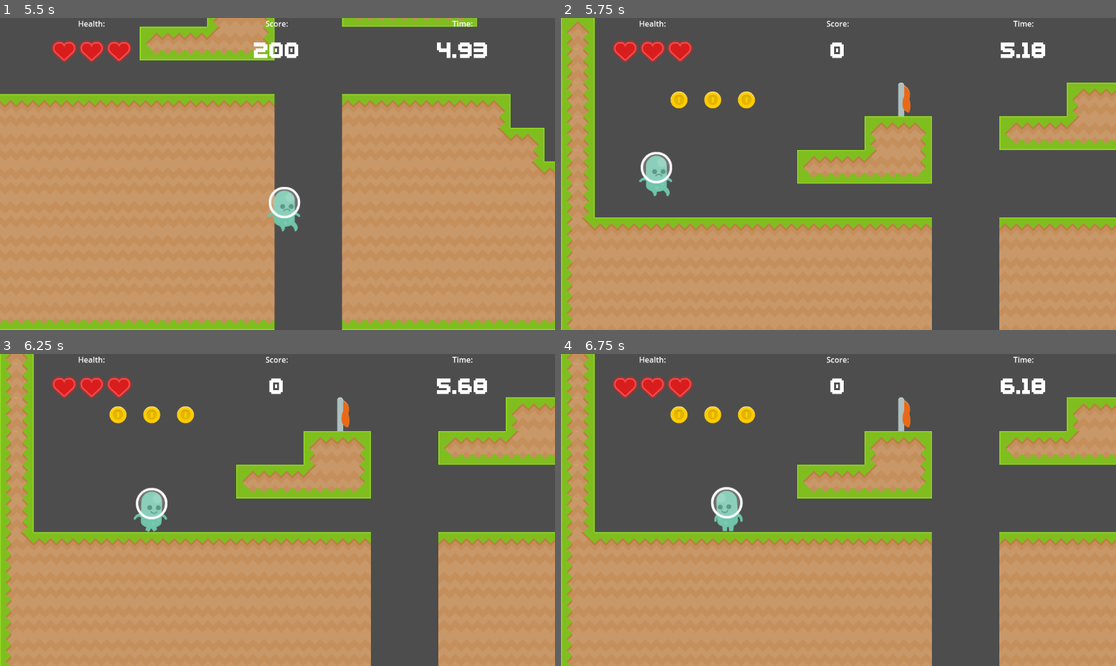
Above: before the commit, frames 1-4 (two rows, left to right).
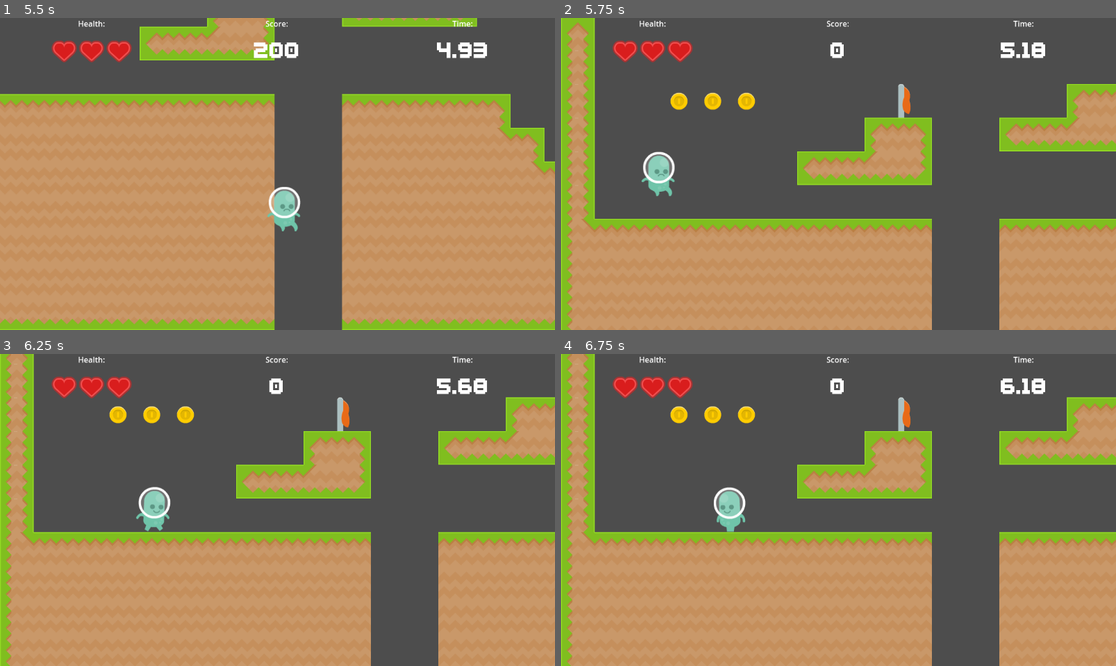
Above: after the commit, the same moments.

Repository: GreenCloversGames/Scalable-Platformer-Template
Game: Godot game, scene res://Scenes/main.tscn
Same seed, same stepped clock (60 frames per second), same inputs: the game is played once before the commit and once after it.
Inputs:
- Up to frame 1 (5.5 s): click "Play" at 0.5 s; tap Enter (ui_accept) at 1.25, 1.52, 2.27, 3.77, 4.52, 5.27 s; hold D (move_right) 1.28-2.78 s; tap E (interact) every 0.75 s from 1.35 to 5.1 s; hold A (move_left) 2.78-3.53 s; hold D (move_right) 3.53-5.03 s; hold A (move_left) from 5.03 s (still down)
- Up to frame 2 (5.75 s): keep holding A (move_left)
- Up to frame 3 (6.25 s): release A (move_left) at 5.78 s; hold D (move_right) from 5.78 s (still down); tap E (interact) at 5.85 s
- Up to frame 4 (6.75 s): release D (move_right) at 6.53 s; hold A (move_left) from 6.53 s (still down); tap E (interact) at 6.6 s

Frame 1 is identical in both runs. In frame 2, 3.2% of the frame differs, in the area x 1-100%, y 1-100%; in frame 3, 0.4%; in frame 4, 0.4%.

Commit message:
Update BaseLevel.gd
Fix an error regarding respawning

Diff:
--- a/Scenes/Virtual/BaseLevel.gd
+++ b/Scenes/Virtual/BaseLevel.gd
@@ -68,7 +68,7 @@
 	current_checkpoint.active = true
 
 func kill_player():
-	respawn()
+	respawn.call_deferred()
 
 func respawn():
 	player.queue_free()
